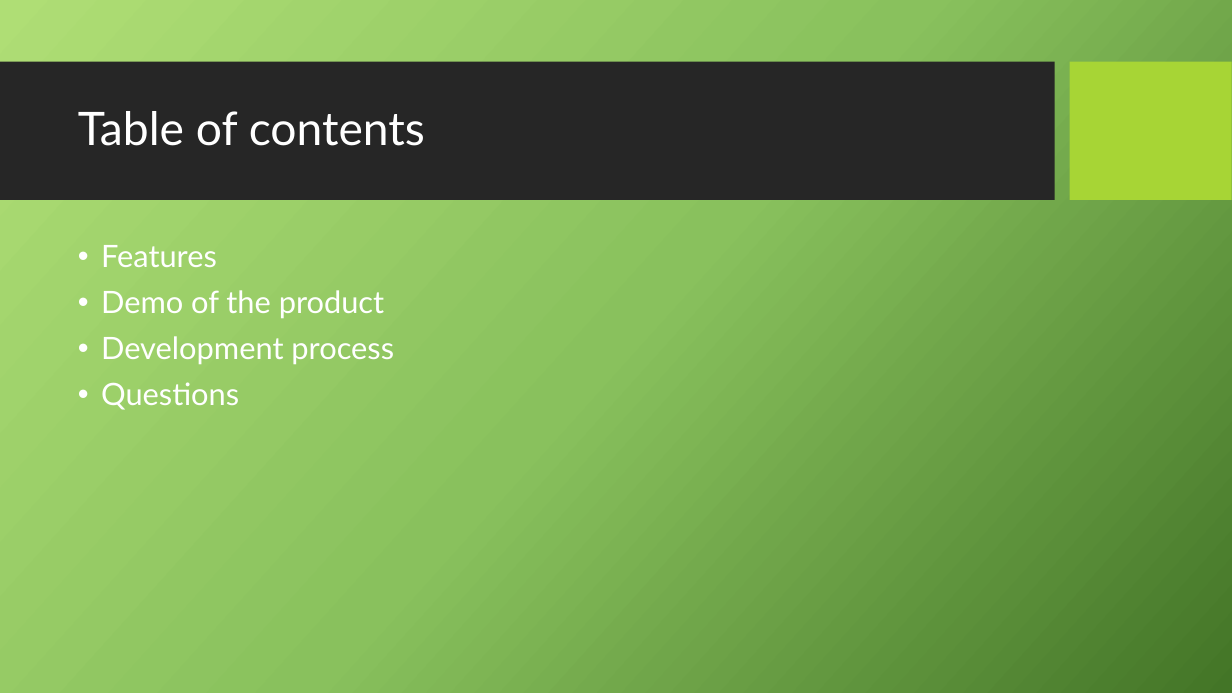
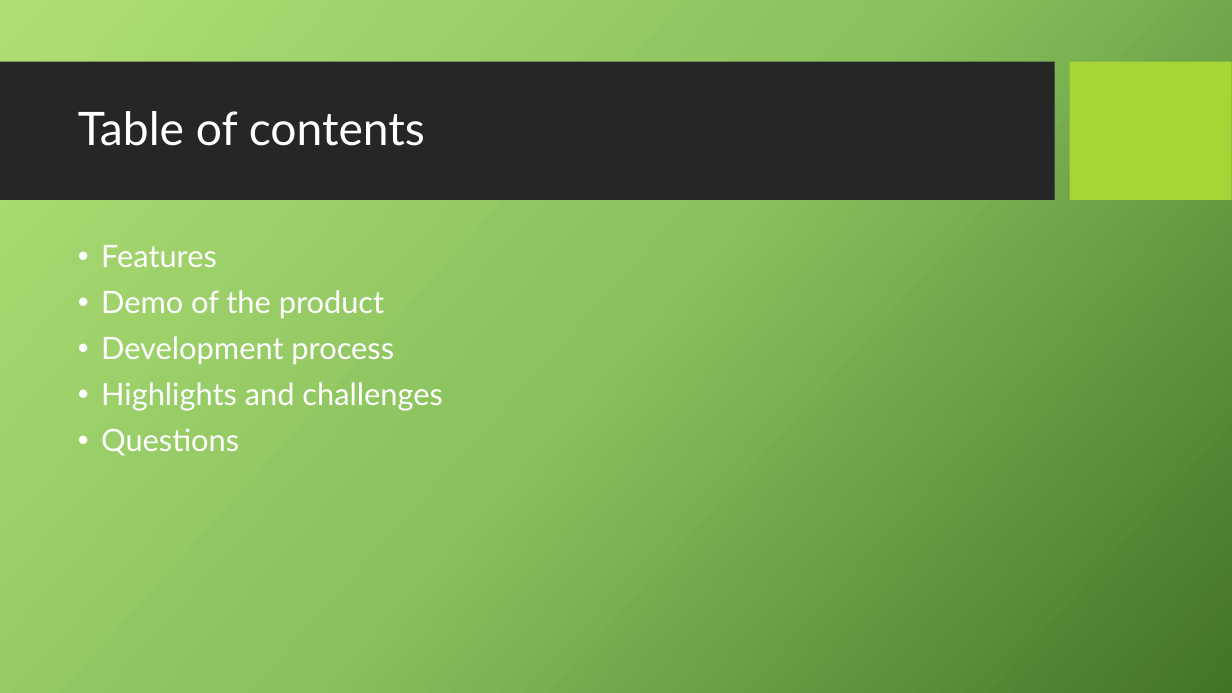
Before and after one commit to scg-unibe-ch/ese2017-team2, a slide deck: slide 2 of Presentation/Presentation.pptx. Drawn at 1232x693 pixels with LibreOffice and Linux fonts; fonts in the diff are those of the drawing; background and template pictures are left out. Boxes give left, top, right and bottom in pixels: in the first picture for what was removed or moved away, otherwise in the second. Text is boxed around its words. In the diff, an @@ line names an element or a change of style, - is before the commit and + after.

```diff
--- a/Presentation/Presentation.pptx
+++ b/Presentation/Presentation.pptx
@@ text at bbox=[101, 382, 442, 411]: paragraph added @@
+• Highlights and challenges
```
Also in this commit, not shown: 2 other slides changed, 2 slides added, 1 slide removed.
